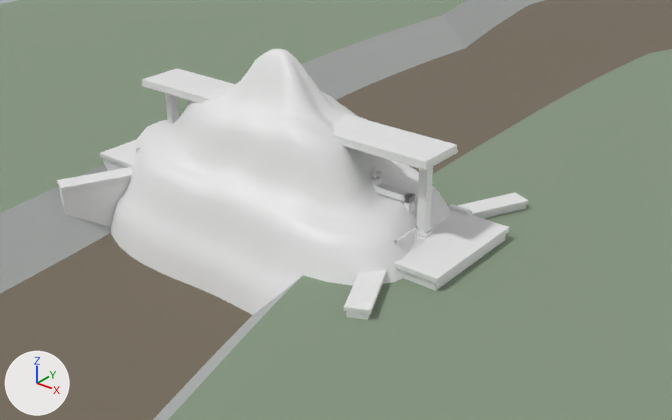
One commit to the Blender file blender/SM_Env_Pack.blend: the scene before it, then after it.
Rendered twice from a camera (50 mm lens) standing at (39.4, -43.5, 28.8) and looking at (3.7, 1.1, 1.1). Lighting does not change. The marker at lower left points along +X, +Y and +Z. The first picture is the older version.

Objects in the first picture: 'SM_Env_GunungSampah_3Tiers', 'SM_Env_PintuAirSiaga1', 'SM_Env_RiverValleyTerrain'.
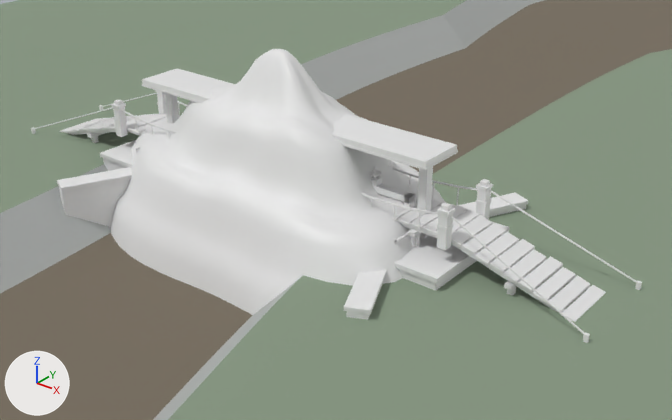
Boxes [x1, y1, x2, y2] around the edits, measured in the pictures (672 x 420 px):
'SM_Env_JembatanUtama', added
    after: [31, 90, 642, 343]
    faces in mat_m_env_kayupapan (white #e7e7e7): [64, 114, 606, 322]
    faces in mat_m_env_kayupapangelap (white #e7e7e7): [60, 114, 590, 312]
    faces in mat_m_env_kayutiang (white #e7e7e7): [31, 90, 642, 343]
    faces in mat_m_env_tali (white #e7e7e7): [34, 93, 637, 334]

The change, as a list of edits to the scene's bpy script:
```text
Add mat_m_env_tali:
    mat_m_env_tali = principled_material('M_Env_Tali')
    mat_m_env_tali.base_color = (0.8, 0.8, 0.8)  # white #e7e7e7
Add mat_m_env_kayupapangelap:
    mat_m_env_kayupapangelap = principled_material('M_Env_KayuPapanGelap')
    mat_m_env_kayupapangelap.base_color = (0.8, 0.8, 0.8)  # white #e7e7e7
Add mat_m_env_kayutiang:
    mat_m_env_kayutiang = principled_material('M_Env_KayuTiang')
    mat_m_env_kayutiang.base_color = (0.8, 0.8, 0.8)  # white #e7e7e7
Add mat_m_env_kayupapan:
    mat_m_env_kayupapan = principled_material('M_Env_KayuPapan')
    mat_m_env_kayupapan.base_color = (0.8, 0.8, 0.8)  # white #e7e7e7
Add me_sm_env_jembatanutama:
    me_sm_env_jembatanutama.from_pydata(...)  # 3936 vertices, 984 faces; spans x -24.2..24.2, y -3.6..3.6, z -2.0..5.9
    # faces by material slot: [192, 108, 288, 396]
    me_sm_env_jembatanutama.materials.append(mat_m_env_kayupapan)  # white #e7e7e7
    me_sm_env_jembatanutama.materials.append(mat_m_env_kayupapangelap)  # white #e7e7e7
    me_sm_env_jembatanutama.materials.append(mat_m_env_kayutiang)  # white #e7e7e7
    me_sm_env_jembatanutama.materials.append(mat_m_env_tali)  # white #e7e7e7
Add ob_sm_env_jembatanutama:
    ob_sm_env_jembatanutama = bpy.data.objects.new('SM_Env_JembatanUtama', me_sm_env_jembatanutama)
    ob_sm_env_jembatanutama.location = (0.0, 0.0, 0.0)
```
